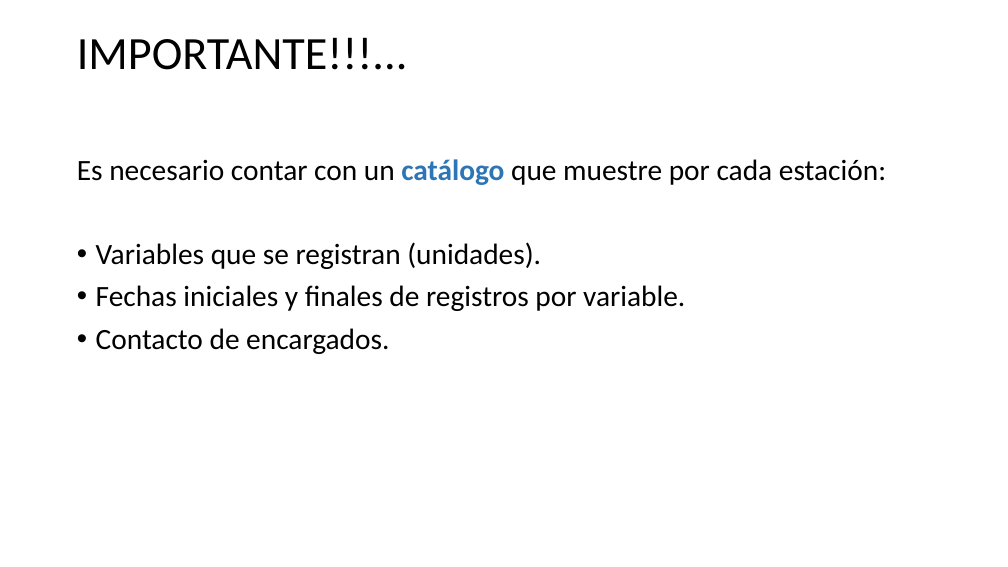
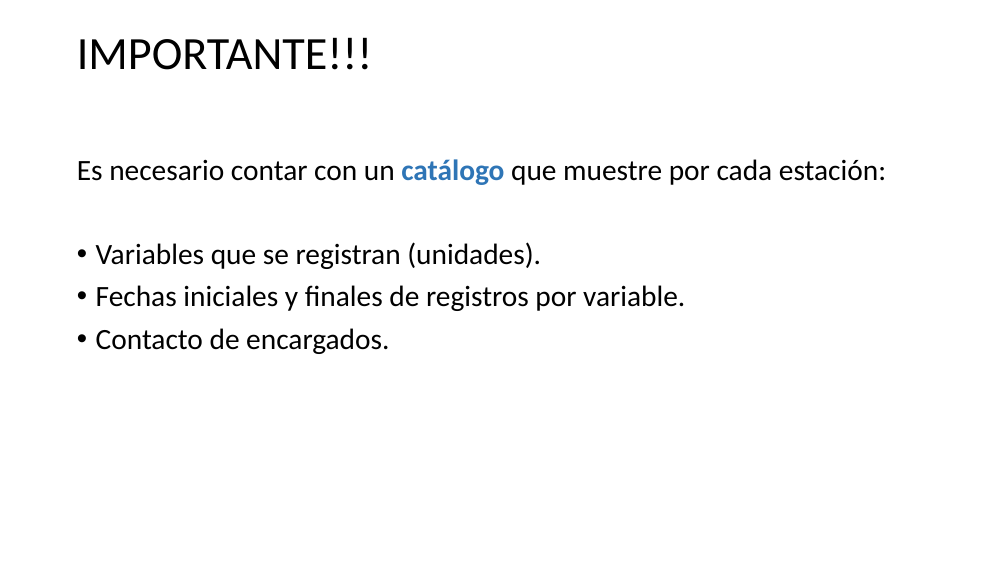
Before and after one commit to victor1130/Scripts_Clima, a slide deck: slide 5 of Tratamiento de datos climáticos.pptx. Drawn at 1008x567 pixels with LibreOffice and Linux fonts; fonts in the diff are those of the drawing. Boxes give left, top, right and bottom in pixels: in the first picture for what was removed or moved away, otherwise in the second. Text is boxed around its words. In the diff, an @@ line names an element or a change of style, - is before the commit and + after.

```diff
--- a/Tratamiento de datos climáticos.pptx
+++ b/Tratamiento de datos climáticos.pptx
@@ title at (77,37,373,70): text changed @@
-IMPORTANTE!!!...
+IMPORTANTE!!!
```
Also in this commit, not shown: 17 other slides changed, 1 slide removed, 2 other files.
